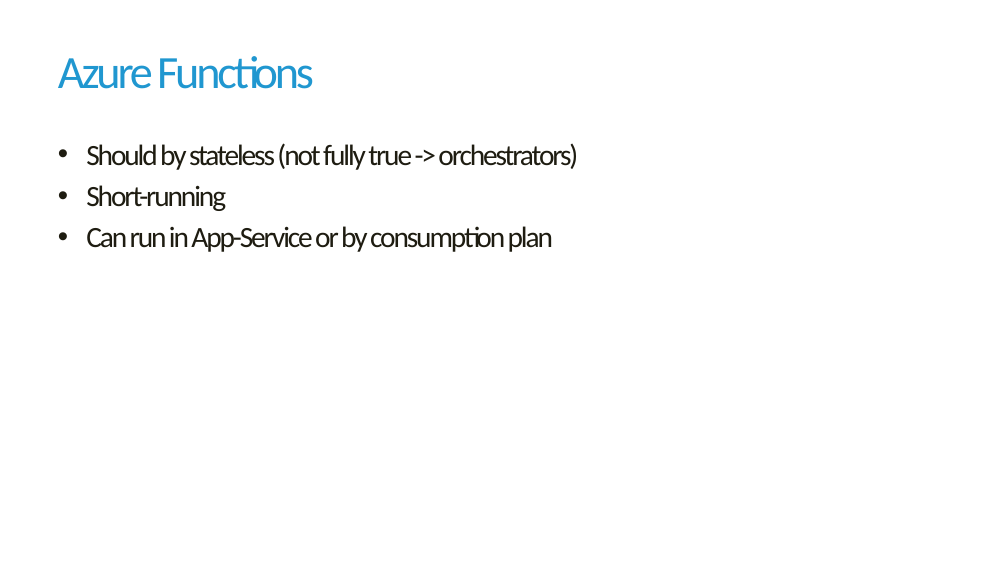
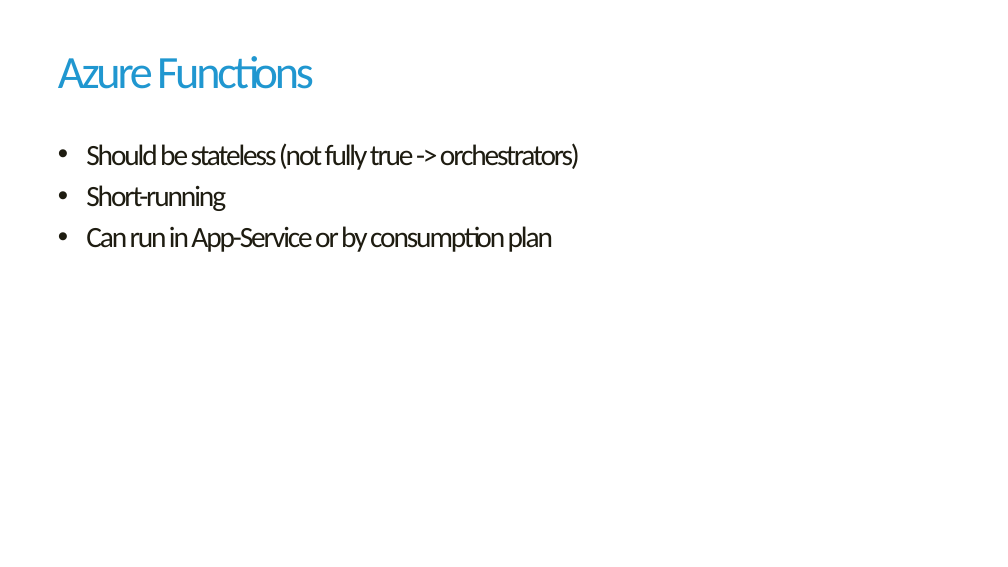
Before and after one commit to vaclavek/CloudDevelopment, a slide deck: slide 13 of Presentations/2019-04-03-Serverless-computing.pptx. Drawn at 1008x567 pixels with LibreOffice and Linux fonts; fonts in the diff are those of the drawing; background and template pictures are left out. Boxes give left, top, right and bottom in pixels: in the first picture for what was removed or moved away, otherwise in the second. Text is boxed around its words. In the diff, an @@ line names an element or a change of style, - is before the commit and + after.

```diff
--- a/Presentations/2019-04-03-Serverless-computing.pptx
+++ b/Presentations/2019-04-03-Serverless-computing.pptx
@@ text at (86, 143, 580, 170): text changed @@
-• Should by stateless (not fully true -> orchestrators)
+• Should be stateless (not fully true -> orchestrators)
```
Also in this commit, not shown: 2 other slides changed, 4 other files.
